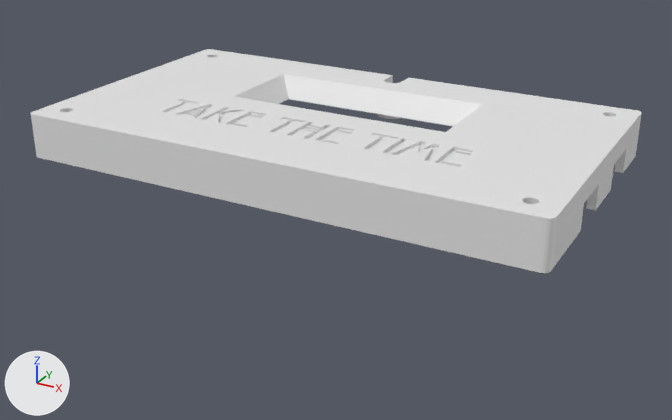
Before and after pictures for a commit that changed the Blender file 3D printed parts/enclosure.blend.
Camera for both pictures: a 50 mm lens placed at (206.9, -193.0, 69.2), pointed at (82.2, 33.8, -44.2). The lights are fixed; the arrows at lower left show +X, +Y and +Z. The older version comes first.

The first picture shows 'Front'.
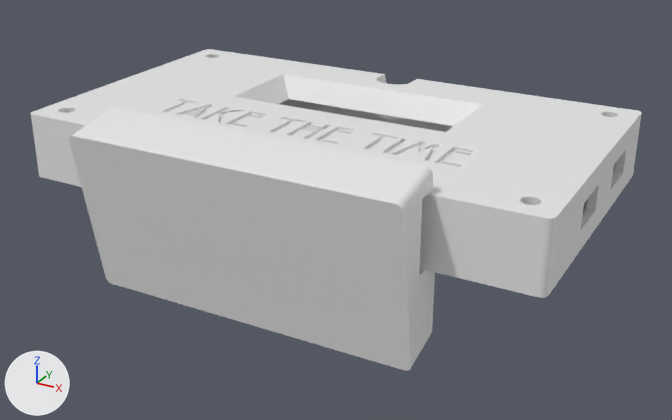
What differs and where, as boxes [x1, y1, x2, y2] in the pictures (672 x 420 px; the box of a moved part takes in the faces that stretch with it):
'Support', shown
    after: [69, 107, 435, 371]
'Back', shown (mostly hidden)
    after: [37, 99, 636, 298]
part 1 of me_cube_001, moved or reshaped
    both: [33, 49, 637, 212]

The change, as a list of edits to the scene's bpy script:
```text
Change me_cube_001:
    used by ob_front; location = (0.0, 0.0, 0.0)
    remove me_cube_001.from_pydata(...)  # 2870 vertices, 1588 faces; spans x -3.0..158.0, y -3.0..88.0, z -30.0..-17.0
    add me_cube_001.from_pydata(...)  # 2869 vertices, 1587 faces; spans x -3.0..158.0, y -3.0..88.0, z -30.0..-17.0
    me_cube_001 part 1: 231 vertices moved within x 3.0..152.0, y 3.0..88.0, z -27.0..-17.0; 183 vertices removed from x 3.0..152.0, y 3.0..82.0, z -27.0..-17.0; 182 vertices added at x 2.0..152.0, y 2.0..83.0, z -27.0..-17.0
Change ob_back:
    remove ob_back.hide_set(True)
Change ob_support:
    remove ob_support.hide_set(True)
```
